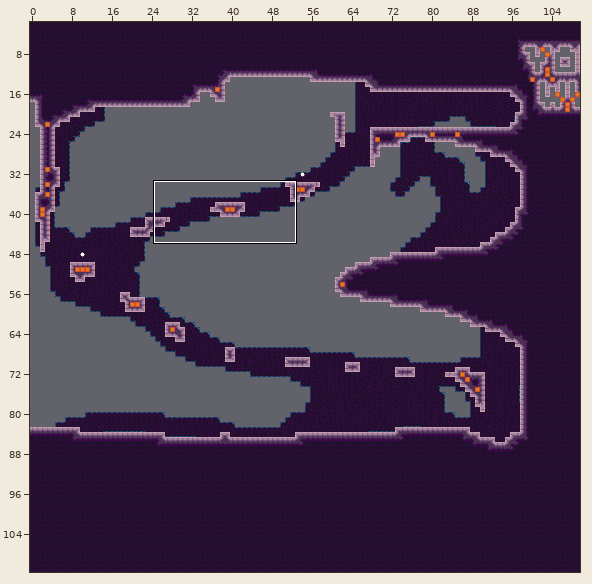
A Tiled map (JSON) gets an edit: assets/world/room/intro7.json. The picture above shows the old version from afar; the outline marks the close-up.
Close-up. Before:
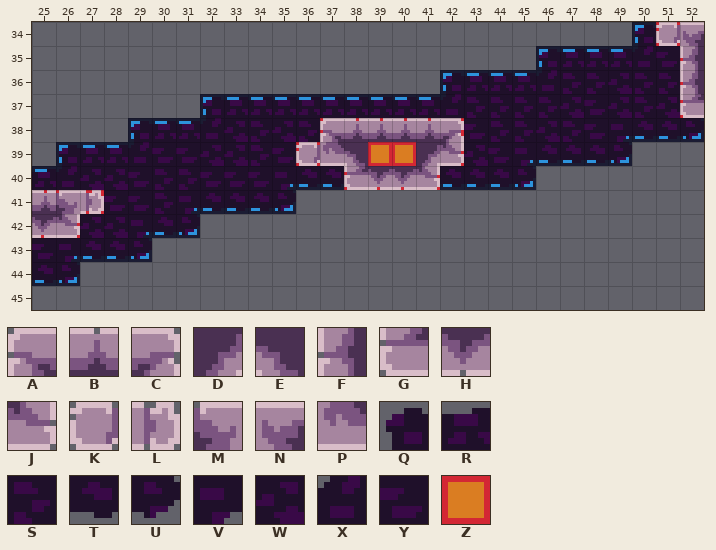
Cells are 8x8 px. Shown: x 25..52, y 34..45. The commit also changed other parts of the map, which this record leaves out.
Key: from "stone": A 0, B 1, C 2, D 3, E 4, F 13, G 26, H 27, J 28, K 29, L 32, M 52, N 53, P 66; from "stone_bg_decal": Q 0, R 1, S 14, T 27, U 28, V 39, W 41, X 53, Y 54; from "tools": Z 1 "ground".
_ is an empty cell, # one hidden under a higher layer.
Layers that did not change in this view are not listed.
Layer "bg" before, first column x 25:
34 _________________________Q##
35 _____________________QRRRXY#
36 _________________QRRRXSSWSS#
37 _______QRRRRRRRRRXSSSSWYWSW#
38 ____QRRXWSWS######YSSWSYVTTU
39 _QRRXYYWWSY#######WYVTTTU___
40 RXWWYSSYYYVTT####TTTU_______
41 ###YYSVTTTU_________________
42 ##WWVTU_____________________
43 YVTTU_______________________
44 TU__________________________
45 ____________________________
Layer "draft" before, first column x 25:
34 __________________________Z#
35 ___________________________Z
36 ___________________________Z
37 ___________________________Z
38 ____________ZZZZZZ__________
39 ___________Z##ZZ#Z__________
40 _____________ZZZZ___________
41 ZZZ_________________________
42 ZZ__________________________
43 ____________________________
44 ____________________________
45 ____________________________
Layer "map" before, first column x 25:
34 __________________________KN
35 ___________________________F
36 ___________________________F
37 ___________________________G
38 ____________ABBBBC__________
39 ___________KPE__DJ__________
40 _____________GHHJ___________
41 BML_________________________
42 HJ__________________________
43 ____________________________
44 ____________________________
45 ____________________________
After the commit:
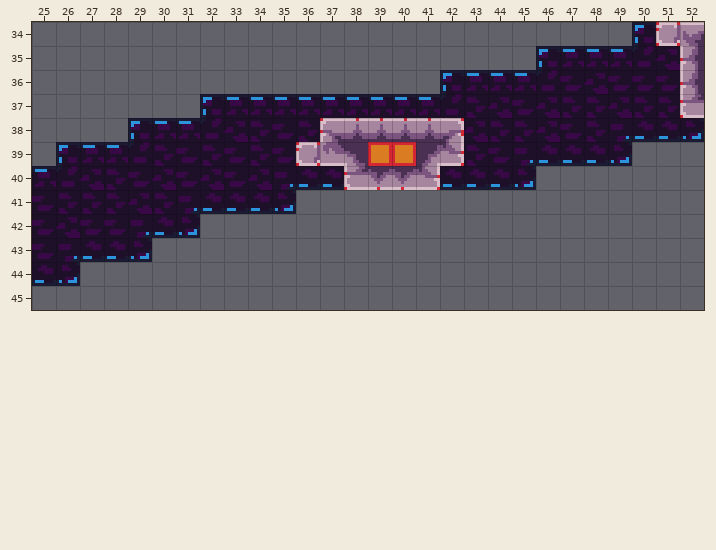
From old to new:
Layer "bg":
y 35: x 51 Y -> W
y 36: x 47..51 SSWSS -> YWYYY
y 37: x 44..48 SSSWY -> WYWSS; x 51 W -> S
y 38: x 35 W -> Y; x 43 Y -> W; x 47..48 SY -> YS
y 39: x 30 Y -> S; x 32..33 WW -> SY; x 43 W -> S
y 40: x 28 W -> S; x 30..32 SSY -> WYW; x 34 Y -> W
y 41: x 25..29 ###YY -> YSSSW
y 42: x 27..28 WW -> YY
Layer "draft":
y 41: x 25..27 ZZZ -> ___
y 42: x 25..26 ZZ -> __
Layer "map":
y 41: x 25..27 BML -> ___
y 42: x 25..26 HJ -> __
Pixel boxes of the changes (left, top, right, bottom) in both close-ups:
changed: (464, 49, 680, 166)
changed: (272, 121, 296, 142)
changed: (32, 145, 272, 238)
